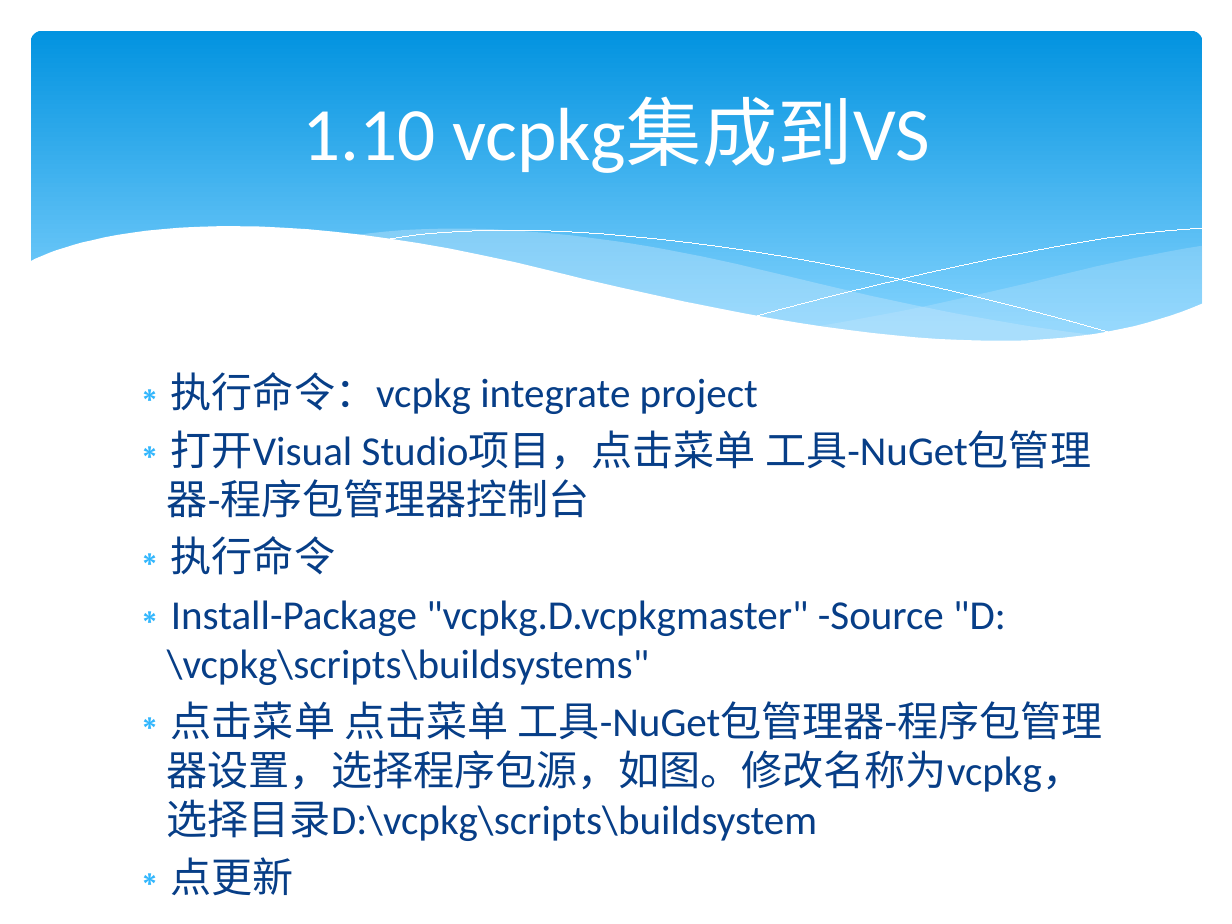
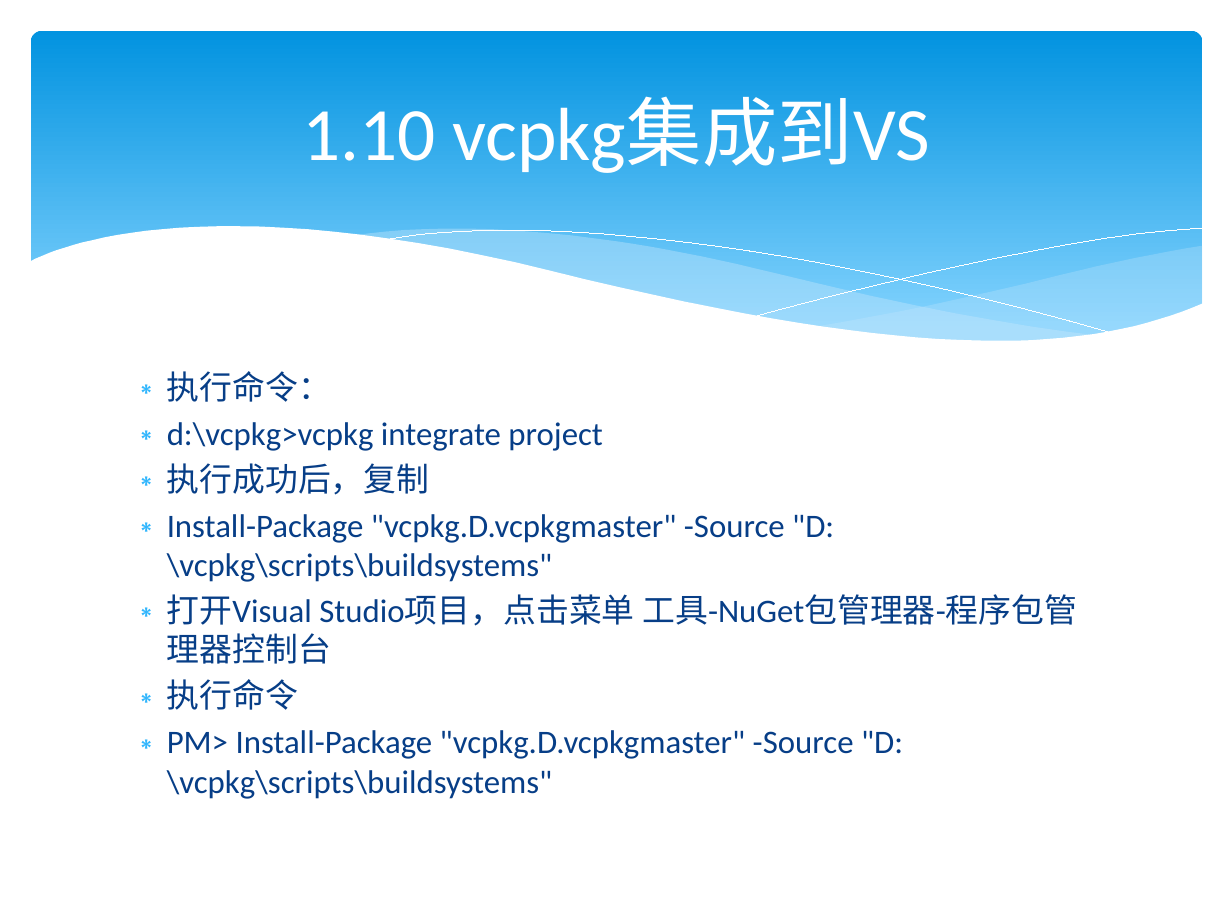
Before and after one commit to lamplight8/cpp, a slide deck: slide 67 of ppt/ch01_绪论_1.pptx. Drawn at 1232x924 pixels with LibreOffice and Linux fonts; fonts in the diff are those of the drawing. Boxes give left, top, right and bottom in pixels: in the first picture for what was removed or moved away, otherwise in the second. Text is boxed around its words. In the diff, an @@ line names an element or a change of style, - is before the commit and + after.

```diff
--- a/ppt/ch01_绪论_1.pptx
+++ b/ppt/ch01_绪论_1.pptx
@@ text at box(167, 371, 834, 582): text changed; size 24 to 19.2 pt @@
-∗ 执行命令：vcpkg integrate project
+∗ 执行命令：
+∗ d:\vcpkg>vcpkg integrate project
+∗ 执行成功后，复制
+∗ Install-Package "vcpkg.D.vcpkgmaster" -Source "D:\vcpkg\scripts\buildsystems"
@@ text at box(167, 594, 1077, 710): size 24 to 19.2 pt in "打开Visual Studio项目，点击菜单 工具-NuGet包管理器-程序包管理器控制台", "执行命令" @@
@@ text at box(167, 730, 903, 799): text changed; size 24 to 19.2 pt @@
-∗ Install-Package "vcpkg.D.vcpkgmaster" -Source "D:\vcpkg\scripts\buildsystems"
-∗ 点击菜单 点击菜单 工具-NuGet包管理器-程序包管理器设置，选择程序包源，如图。修改名称为vcpkg，选择目录D:\vcpkg\scripts\buildsystem
-∗ 点更新
+∗ PM> Install-Package "vcpkg.D.vcpkgmaster" -Source "D:\vcpkg\scripts\buildsystems"
```
Also in this commit, not shown: 27 other slides changed, 4 slides added.
